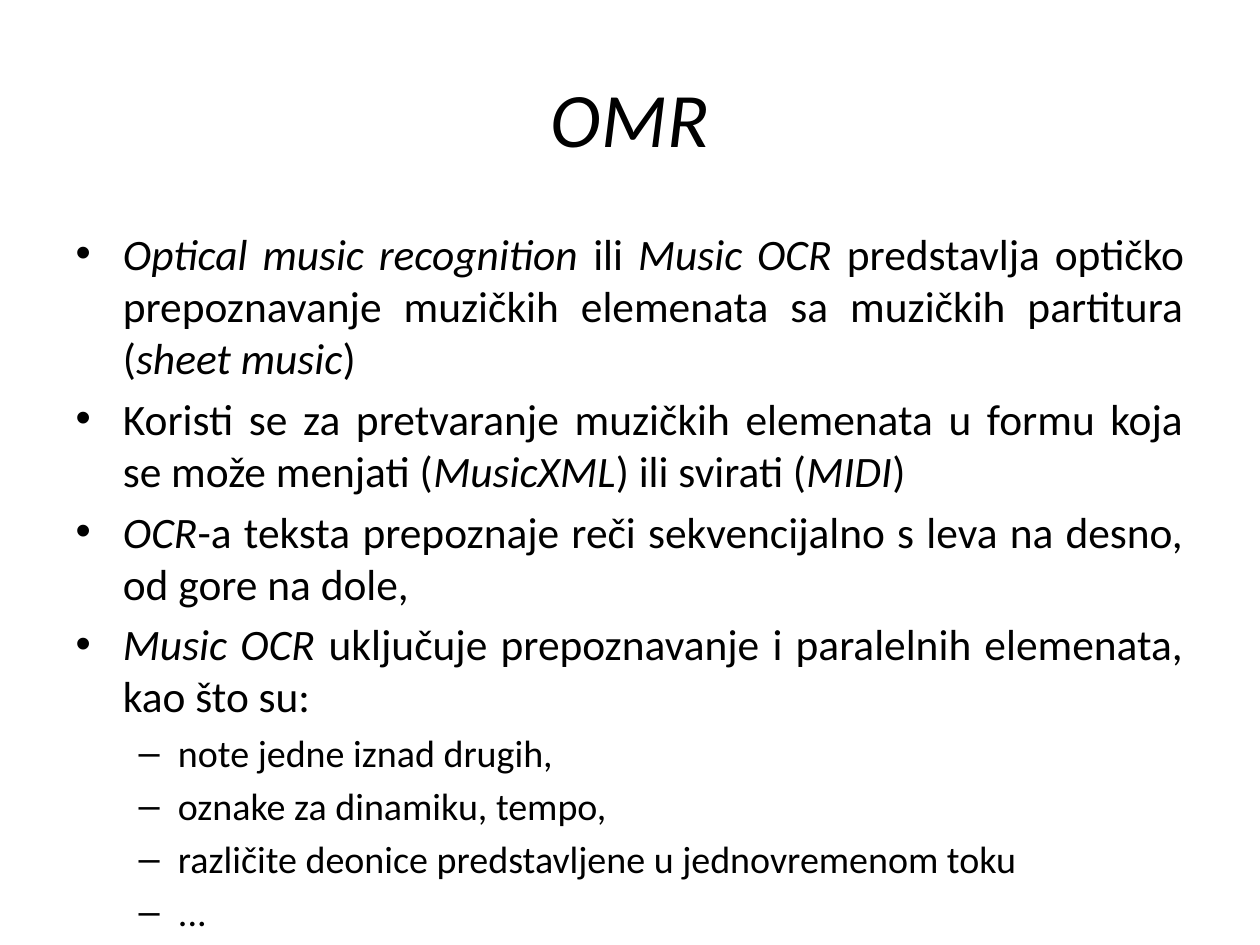
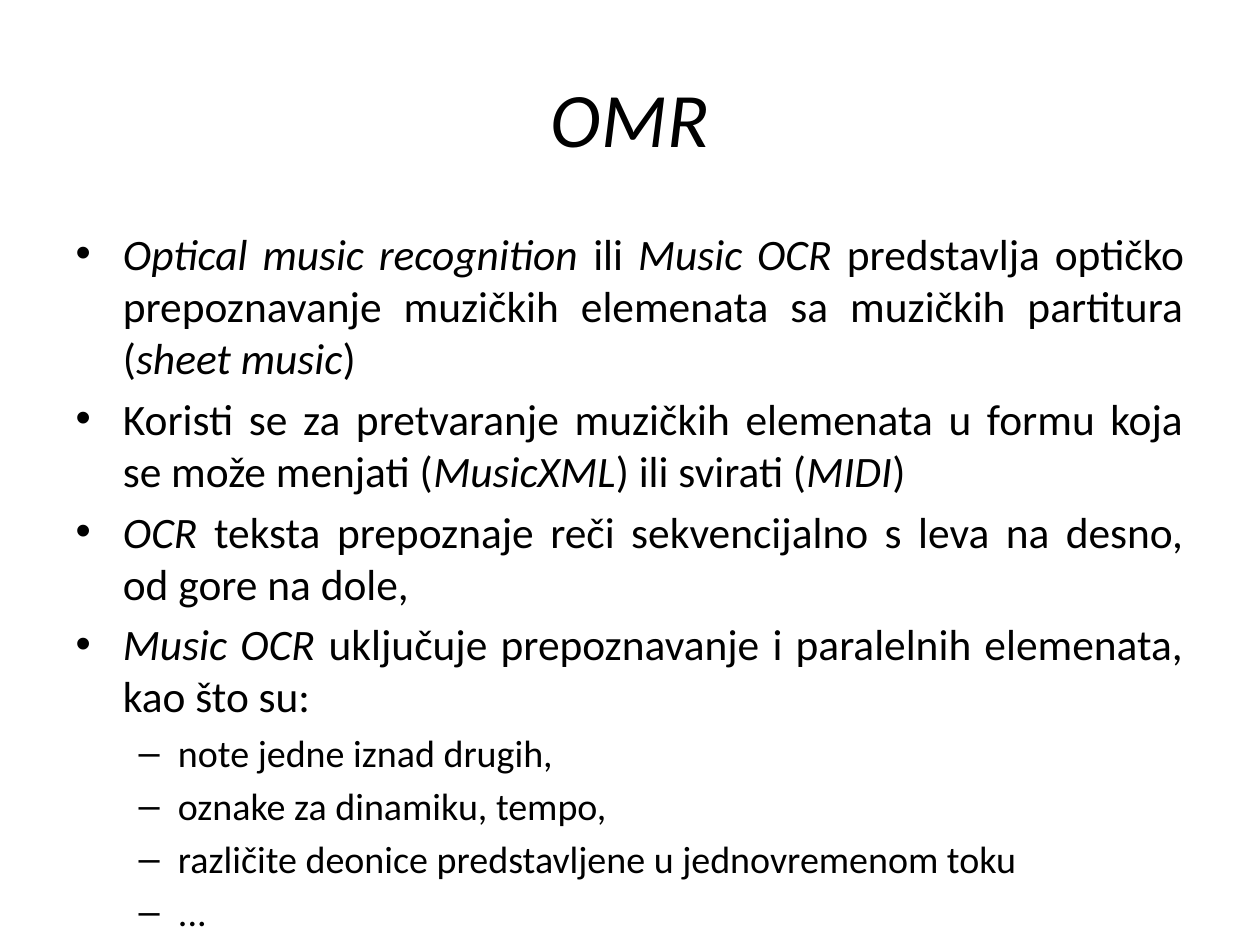
Before and after one commit to MilanRadeta/MusicReader, a slide deck: slide 2 of SoftProjekat.pptx. Drawn at 1260x945 pixels with LibreOffice and Linux fonts; fonts in the diff are those of the drawing. Boxes give left, top, right and bottom in pixels: in the first picture for what was removed or moved away, otherwise in the second. Text is boxed around its words. In the diff, an @@ line names an element or a change of style, - is before the commit and + after.

```diff
--- a/SoftProjekat.pptx
+++ b/SoftProjekat.pptx
@@ text at bbox=[123, 518, 1183, 608]: text changed @@
-• OCR-a teksta prepoznaje reči sekvencijalno s leva na desno, od gore na dole,
+• OCR teksta prepoznaje reči sekvencijalno s leva na desno, od gore na dole,
```
Also in this commit, not shown: 5 other slides changed, 95 slides added, 6 slides removed, 22 other files.
